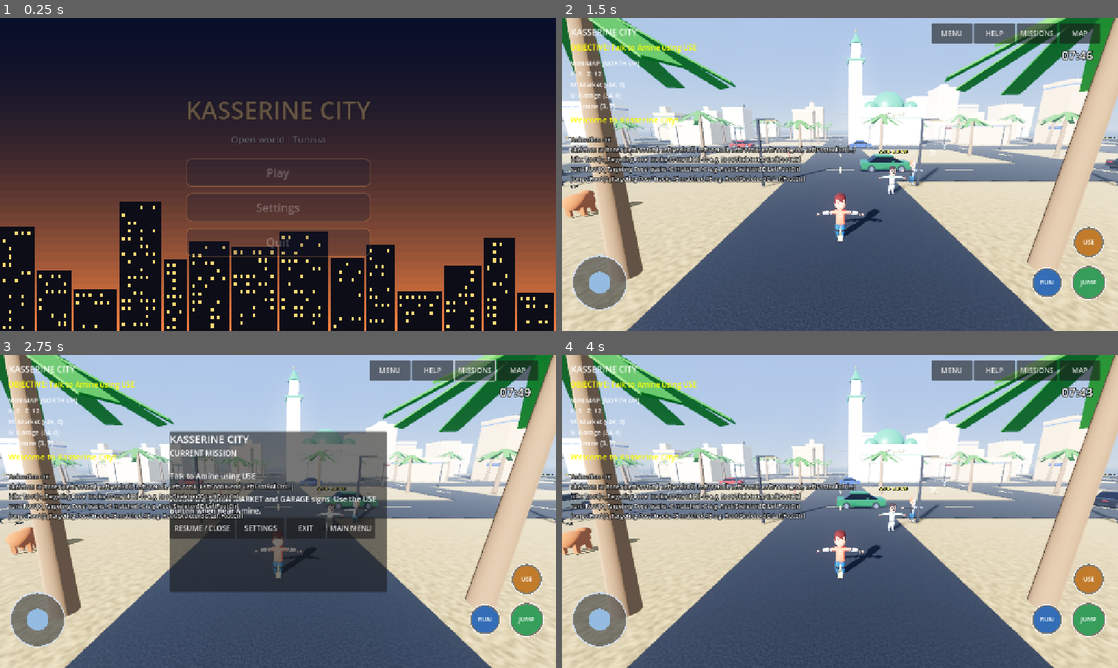
Above: before the commit, frames 1-4 (two rows, left to right).
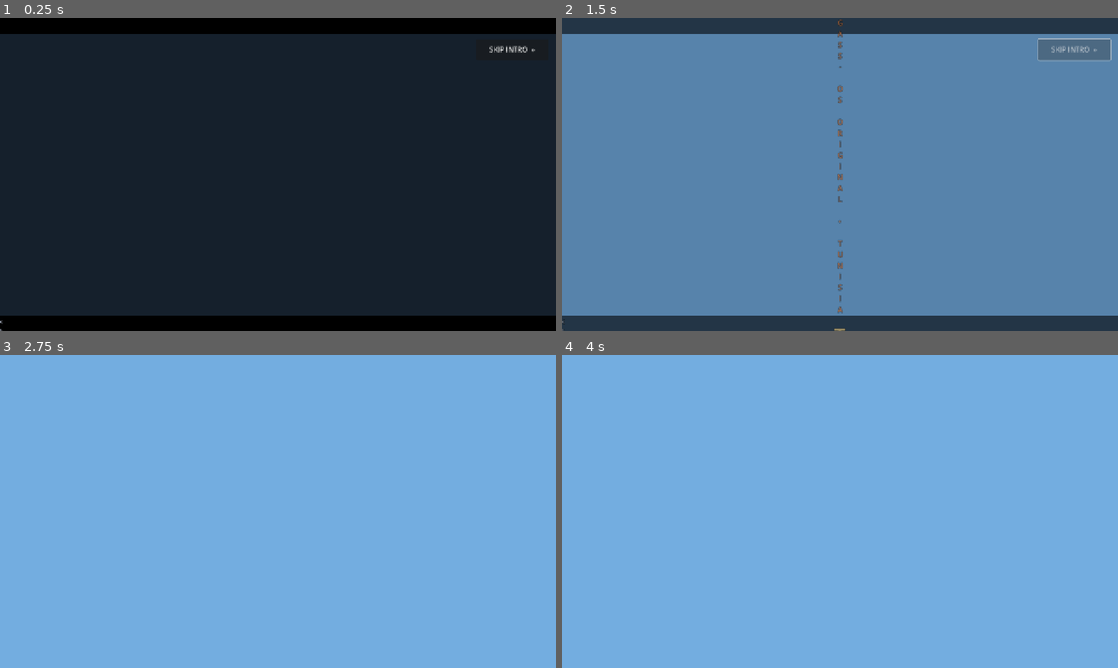
Above: after the commit, the same moments.

Repository: Gass-OS/Kasserine-City
Game: Godot game, scene res://menu.tscn
Same seed, same stepped clock (60 frames per second), same inputs: the game is played once before the commit and once after it.
Inputs (mouse positions are in pixels of both pictures, inside the frame that each line leads up to):
- Up to frame 1 (0.25 s): no input
- Up to frame 2 (1.5 s): click (840, 171) at 0.5 s, where only the run before the commit has a clickable "Play"; click (1073, 49) at 1.25 s, where only the run after the commit has a clickable "SKIP INTRO »"
- Up to frame 3 (2.75 s): click (472, 370) at 2 s, where only the run before the commit has a clickable "MISSIONS"
- Up to frame 4 (4 s): click (912, 527) at 2.75 s, where only the run before the commit has a clickable "MAIN MENU"; click (840, 508) at 3.5 s, where only the run before the commit has a clickable "Play"

The runs differ from the first frame. In frame 1, 49% of the frame differs, in the area x 0-100%, y 0-100%; in frame 2, 99%; in frame 3, 100%; in frame 4, 100%.
Error after the commit: Parse Error: Used space character for indentation instead of tab as used before in the file. (res://scripts/menu.gd:114)

Commit message:
Add cinematic Kasserine intro and story screen

Diff:
--- a/menu.tscn
+++ b/menu.tscn
@@ -1,6 +1,7 @@
-[gd_scene load_steps=2 format=3]
+[gd_scene load_steps=3 format=3]
 
 [ext_resource type="Script" path="res://scripts/menu.gd" id="1"]
+[ext_resource type="Script" path="res://scripts/cinematic_intro.gd" id="2"]
 
 [node name="Menu" type="Control"]
 layout_mode = 3
@@ -8,3 +9,7 @@
 anchor_right = 1.0
 anchor_bottom = 1.0
 script = ExtResource("1")
+
+[node name="CinematicIntro" type="CanvasLayer" parent="."]
+layer = 50
+script = ExtResource("2")
--- /dev/null
+++ b/scripts/cinematic_intro.gd
@@ -0,0 +1,140 @@
+extends CanvasLayer
+
+# Additive opening cinematic. Existing menu/gameplay remain intact; intro can be skipped.
+var overlay: Control
+var shade: ColorRect
+var card: VBoxContainer
+var eyebrow: Label
+var headline: Label
+var description: Label
+var finished := false
+
+const CARDS := [
+    {"eyebrow": "GASS-OS ORIGINAL • TUNISIA", "title": "THE WEST AWAKENS", "body": "Beneath the mountains of western Tunisia, a new day begins."},
+    {"eyebrow": "KASSERINE • A LAND WITH MEMORY", "title": "HISTORY LIVES HERE", "body": "The wider region carries traces of ancient North African and Roman-era life. In February 1943, the Kasserine Pass became the site of a major World War II battle."},
+    {"eyebrow": "YOUR STORY STARTS HERE", "title": "WELCOME TO KASSERINE", "body": "Meet the people. Explore the market. Discover the stories of everyday life."}
+]
+
+func _ready() -> void:
+    process_mode = Node.PROCESS_MODE_ALWAYS
+    _build()
+    call_deferred("_run_intro")
+
+func _build() -> void:
+    overlay = Control.new()
+    overlay.set_anchors_and_offsets_preset(Control.PRESET_FULL_RECT)
+    overlay.mouse_filter = Control.MOUSE_FILTER_STOP
+    add_child(overlay)
+    shade = ColorRect.new()
+    shade.set_anchors_and_offsets_preset(Control.PRESET_FULL_RECT)
+    shade.color = Color(0.012, 0.018, 0.035, 1.0)
+    overlay.add_child(shade)
+
+    var top_bar := ColorRect.new()
+    top_bar.color = Color.BLACK
+    top_bar.anchor_right = 1.0
+    top_bar.offset_bottom = 36.0
+    overlay.add_child(top_bar)
+    var bottom_bar := ColorRect.new()
+    bottom_bar.color = Color.BLACK
+    bottom_bar.anchor_top = 1.0
+    bottom_bar.anchor_right = 1.0
+    bottom_bar.anchor_bottom = 1.0
+    bottom_bar.offset_top = -36.0
+    overlay.add_child(bottom_bar)
+
+    var center := CenterContainer.new()
+    center.set_anchors_and_offsets_preset(Control.PRESET_FULL_RECT)
+    center.offset_left = 24.0
+    center.offset_right = -24.0
+    overlay.add_child(center)
+    card = VBoxContainer.new()
+    card.add_theme_constant_override("separation", 18)
+    card.modulate.a = 0.0
+    center.add_child(card)
+    eyebrow = _label("", 16, Color(1.0, 0.56, 0.30))
+    headline = _label("", 46, Color(1.0, 0.84, 0.50))
+    description = _label("", 22, Color(0.91, 0.93, 0.98))
+    description.custom_minimum_size = Vector2(0, 100)
+    card.add_child(eyebrow)
+    card.add_child(headline)
+    card.add_child(description)
+
+    var skip := Button.new()
+    skip.text = "SKIP INTRO  »"
+    skip.anchor_left = 1.0
+    skip.anchor_right = 1.0
+    skip.offset_left = -184.0
+    skip.offset_right = -18.0
+    skip.offset_top = 48.0
+    skip.offset_bottom = 96.0
+    skip.custom_minimum_size = Vector2(166, 44)
+    skip.pressed.connect(_finish)
+    overlay.add_child(skip)
+    var footer := _label("KASSERINE CITY  •  A WORLD IN PROGRESS", 12, Color(0.75, 0.78, 0.85))
+    footer.anchor_top = 1.0
+    footer.anchor_bottom = 1.0
+    footer.offset_top = -31.0
+    footer.offset_bottom = -8.0
+    overlay.add_child(footer)
+
+func _label(value: String, font_size: int, tint: Color) -> Label:
+    var result := Label.new()
+    result.text = value
+    result.horizontal_alignment = HORIZONTAL_ALIGNMENT_CENTER
+    result.vertical_alignment = VERTICAL_ALIGNMENT_CENTER
+    result.autowrap_mode = TextServer.AUTOWRAP_WORD_SMART
+    result.add_theme_font_size_override("font_size", font_size)
+    result.add_theme_color_override("font_color", tint)
+    result.add_theme_color_override("font_outline_color", Color(0, 0, 0, 0.9))
+    result.add_theme_constant_override("outline_size", 4)
+    return result
+
+func _run_intro() -> void:
+    var fade := create_tween()
+    fade.tween_property(shade, "color:a", 0.42, 0.9)
+    await fade.finished
+    if finished: return
+    _narrate()
+    for i in range(CARDS.size()):
+        if finished: return
+        var item: Dictionary = CARDS[i]
+        await _show_card(str(item["eyebrow"]), str(item["title"]), str(item["body"]), 2.35 if i < 2 else 1.7)
+    if not finished:
+        await _finish()
+
+func _show_card(kicker: String, title_text: String, body_text: String, hold: float) -> void:
+    var out := create_tween()
+    out.tween_property(card, "modulate:a", 0.0, 0.2)
+    await out.finished
+    if finished: return
+    eyebrow.text = kicker
+    headline.text = title_text
+    description.text = body_text
+    var incoming := create_tween()
+    incoming.tween_property(card, "modulate:a", 1.0, 0.42)
+    await incoming.finished
+    if finished: return
+    await get_tree().create_timer(hold).timeout
+
+func _narrate() -> void:
+    # Android device TTS is optional; intro remains usable without it.
+    var voices := DisplayServer.tts_get_voices()
+    if voices.is_empty(): return
+    var chosen_id := ""
+    for voice in voices:
+        if str(voice.get("language", "")).to_lower().begins_with("en"):
+            chosen_id = str(voice.get("id", ""))
+            break
+    if chosen_id.is_empty(): chosen_id = str(voices[0].get("id", ""))
+    if not chosen_id.is_empty():
+        DisplayServer.tts_speak("Beneath the mountains of western Tunisia, a new day begins. The wider region carries a deep history. Meet the people, explore the market, and begin your story in Kasserine.", chosen_id, 80, 1.0, 0.92, 71, true)
+
+func _finish() -> void:
+    if finished: return
+    finished = true
+    if DisplayServer.tts_is_speaking(): DisplayServer.tts_stop()
+    var fade := create_tween()
+    fade.tween_property(overlay, "modulate:a", 0.0, 0.45)
+    await fade.finished
+    queue_free()
--- a/scripts/menu.gd
+++ b/scripts/menu.gd
@@ -102,6 +102,7 @@
 	v.add_child(_label(Settings.t("subtitle"), 22, Color(0.85, 0.9, 1.0)))
 	v.add_child(Control.new())
 	v.add_child(_button(Settings.t("play"), _on_play))
+	v.add_child(_button("STORY / HISTORY", _show_story))
 	v.add_child(_button(Settings.t("settings"), _show_settings))
 	v.add_child(_button(Settings.t("quit"), func(): get_tree().quit()))
 	v.modulate.a = 0.0
@@ -109,6 +110,40 @@
 
 func _on_play() -> void:
 	get_tree().change_scene_to_file("res://main.tscn")
+
+func _show_story() -> void:
+        _clear()
+
+        # Keep the story readable on smaller screens and allow vertical scrolling.
+        var scroll := ScrollContainer.new()
+        scroll.set_anchors_and_offsets_preset(Control.PRESET_FULL_RECT)
+        scroll.offset_left = 24.0
+        scroll.offset_top = 24.0
+        scroll.offset_right = -24.0
+        scroll.offset_bottom = -24.0
+        scroll.horizontal_scroll_mode = ScrollContainer.SCROLL_MODE_DISABLED
+        ui.add_child(scroll)
+
+        var v := VBoxContainer.new()
+        v.size_flags_horizontal = Control.SIZE_EXPAND_FILL
+        v.custom_minimum_size = Vector2(
+                minf(760.0, maxf(280.0, get_viewport_rect().size.x - 48.0)), 0.0)
+        v.add_theme_constant_override("separation", 14)
+        scroll.add_child(v)
+
+        v.add_child(_label("KASSERINE • WESTERN TUNISIA", 34, Color(1, 0.82, 0.48)))
+
+        var story := _label(
+                "THE PLACE\nKasserine lies in western Tunisia among the highlands and mountain landscapes of the country's interior.\n\n"
+                + "THE HISTORY\nThe wider region carries traces of ancient North African and Roman-era life. In February 1943, the Kasserine Pass became the site of a major World War II battle.\n\n"
+                + "YOUR STORY\nThis game is a fictionalized modern city inspired by Kasserine. Meet residents, explore the market and garage, and discover everyday life.",
+                19, Color(0.91, 0.93, 0.98))
+        story.autowrap_mode = TextServer.AUTOWRAP_WORD_SMART
+        story.horizontal_alignment = HORIZONTAL_ALIGNMENT_LEFT
+        story.size_flags_horizontal = Control.SIZE_EXPAND_FILL
+        v.add_child(story)
+
+        v.add_child(_button("BACK TO MAIN MENU", _show_main))
 
 func _row(parent: Control, key: String, slider_min: float, slider_max: float, step: float, value: float, cb: Callable) -> void:
 	parent.add_child(_label(Settings.t(key), 22))
